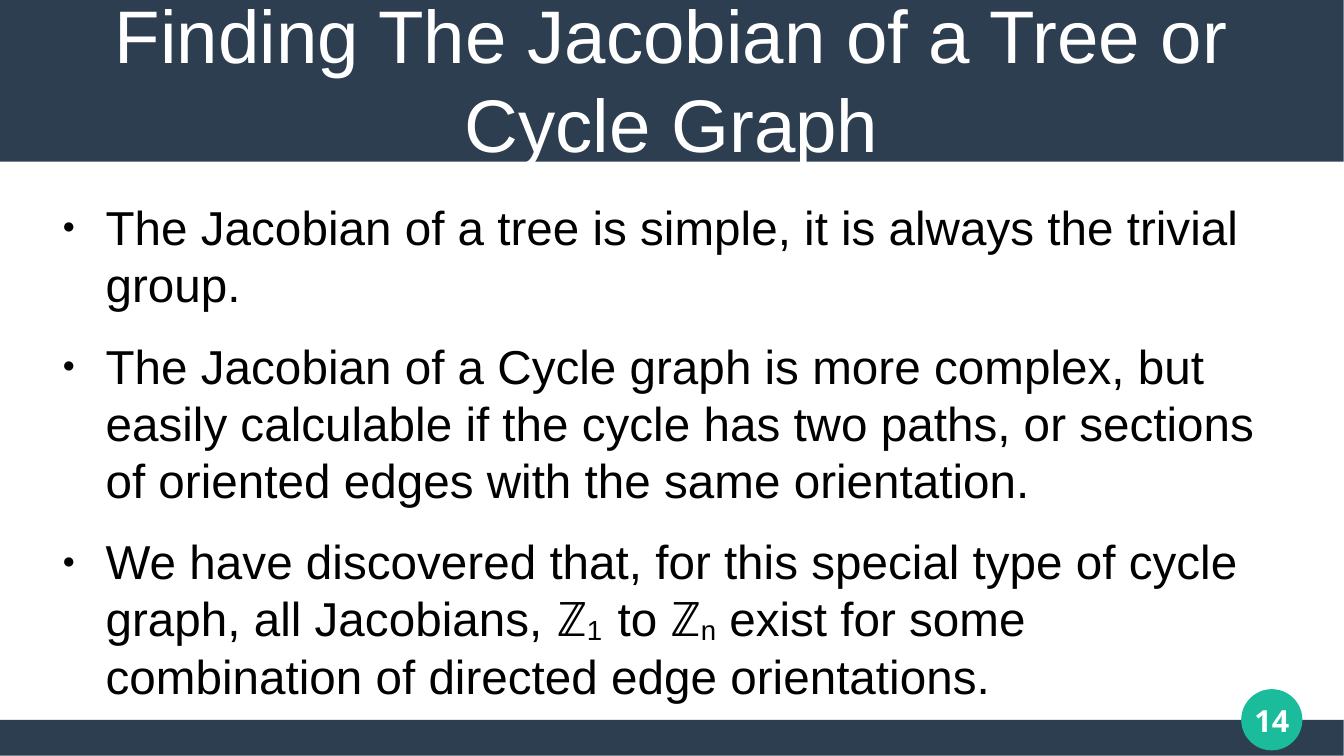
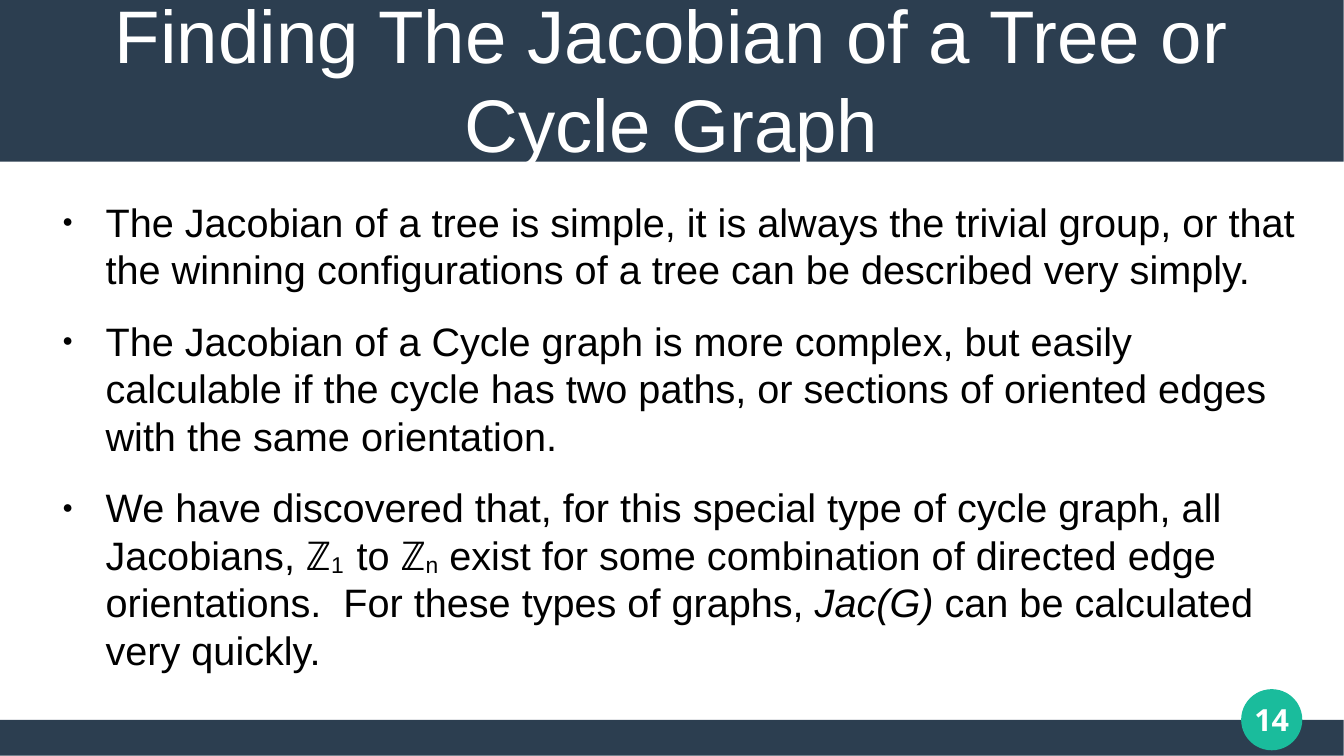
Before and after one commit to matthew-pisano/ChipFiring, a slide deck: slide 14 of Docs/SUREPresentation.pptx. Drawn at 1344x756 pixels with LibreOffice and Linux fonts; fonts in the diff are those of the drawing. Boxes give left, top, right and bottom in pixels: in the first picture for what was removed or moved away, otherwise in the second. Text is boxed around its words. In the diff, an @@ line names an element or a change of style, - is before the commit and + after.

```diff
--- a/Docs/SUREPresentation.pptx
+++ b/Docs/SUREPresentation.pptx
@@ text at [106, 208, 1295, 292]: text changed; size 28.2 to 23.4 pt @@
-● The Jacobian of a tree is simple, it is always the trivial group.
+● The Jacobian of a tree is simple, it is always the trivial group, or that the winning configurations of a tree can be described very simply.
@@ text at [106, 327, 1266, 452]: size 28.2 to 23.4 pt in "The Jacobian of a Cycle graph is ..." @@
@@ text at [106, 493, 1253, 672]: text changed; size 28.2 to 23.4 pt @@
-● We have discovered that, for this special type of cycle graph, all Jacobians, ℤ1 to ℤn exist for some combination of directed edge orientations.
+● We have discovered that, for this special type of cycle graph, all Jacobians, ℤ1 to ℤn exist for some combination of directed edge orientations. For these types of graphs, Jac(G) can be calculated very quickly.
```
Also in this commit, not shown: 6 other slides changed, 7 other files.
